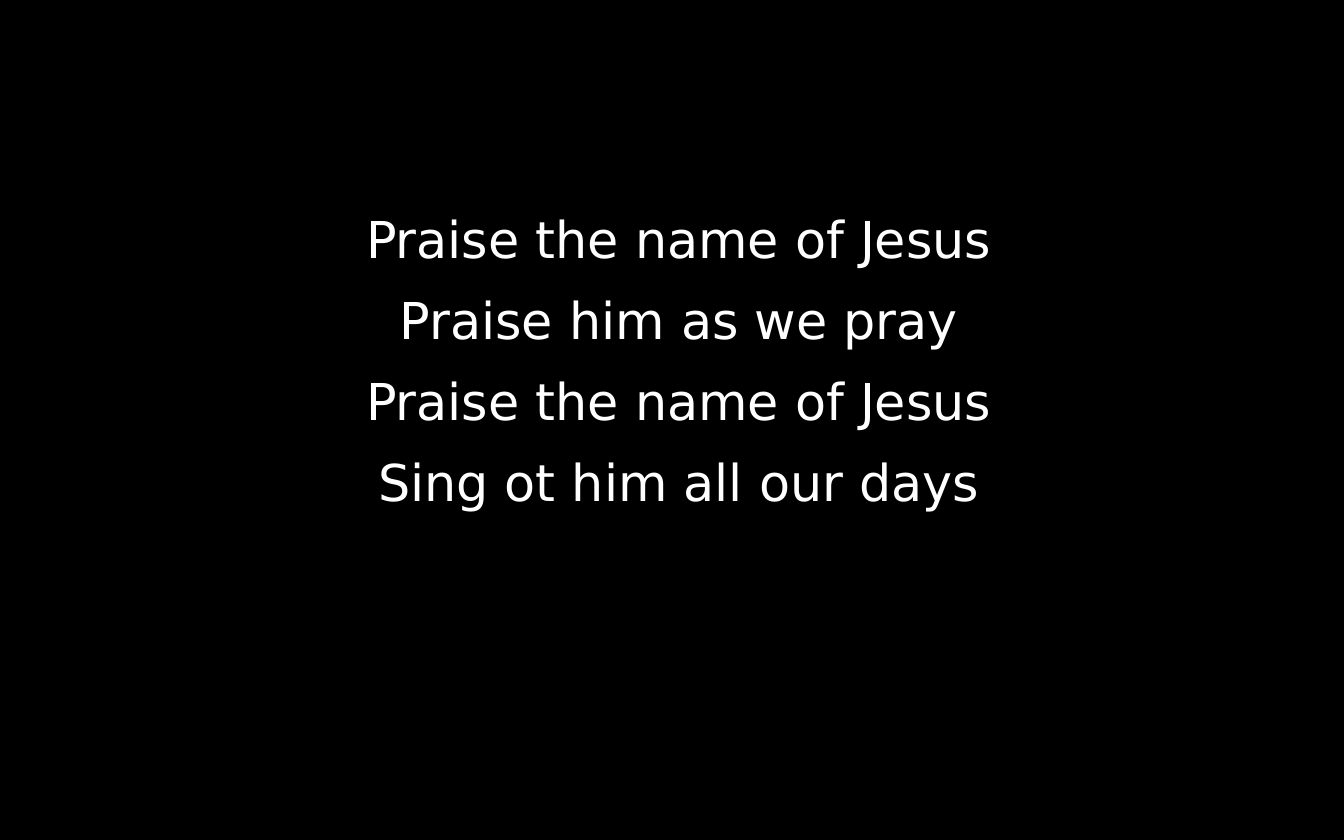
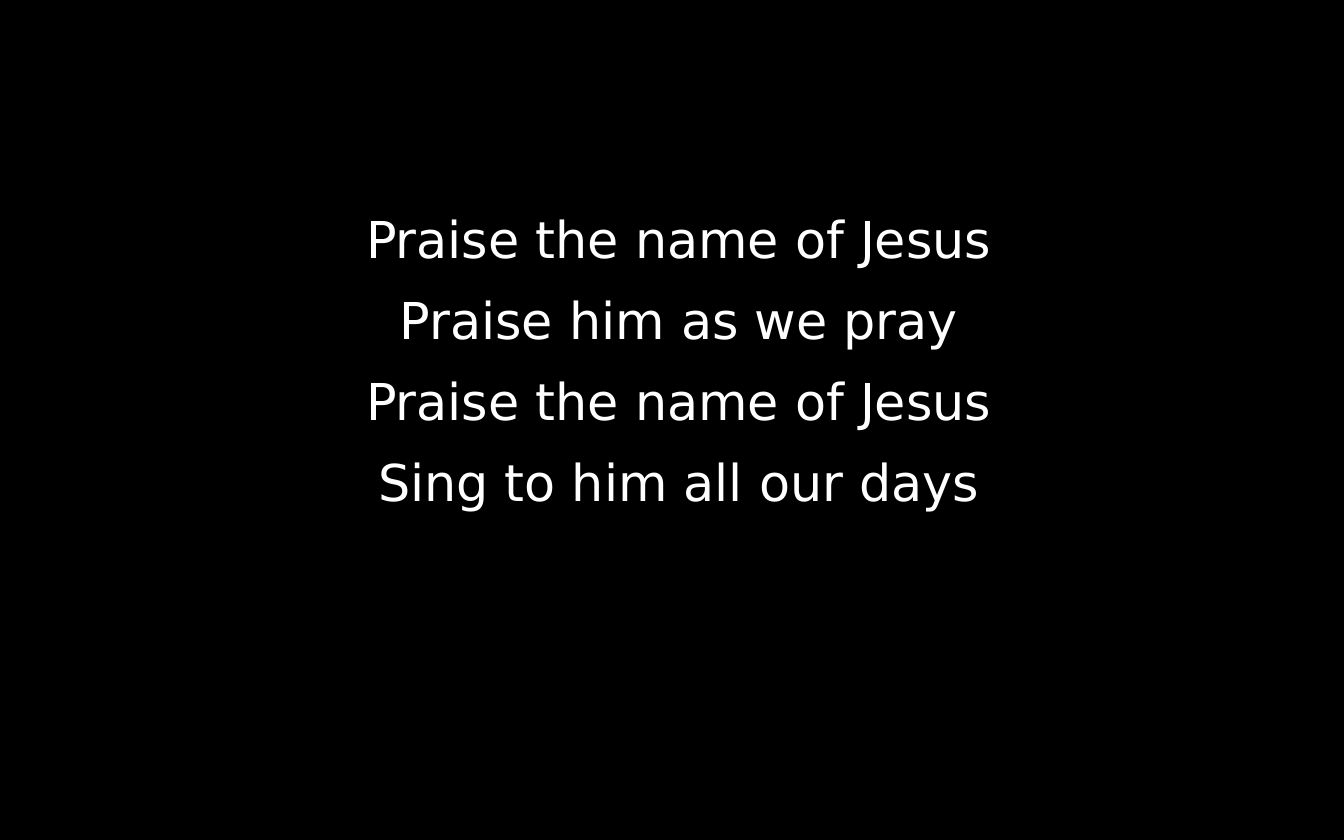
Before and after one commit to irwincoelho/Choir, a slide deck: slide 3 of Individual/PPTX/PraiseTheNameOfJesus.odp. Drawn at 1344x840 pixels with LibreOffice and Linux fonts; fonts in the diff are those of the drawing. Boxes give left, top, right and bottom in pixels: in the first picture for what was removed or moved away, otherwise in the second. Text is boxed around its words. In the diff, an @@ line names an element or a change of style, - is before the commit and + after.

```diff
--- a/Individual/PPTX/PraiseTheNameOfJesus.odp
+++ b/Individual/PPTX/PraiseTheNameOfJesus.odp
@@ text at [378,462,979,512]: text changed @@
-Sing ot him all our days
+Sing to him all our days
```
Also in this commit, not shown: 1 other slide changed, 8 other files.
